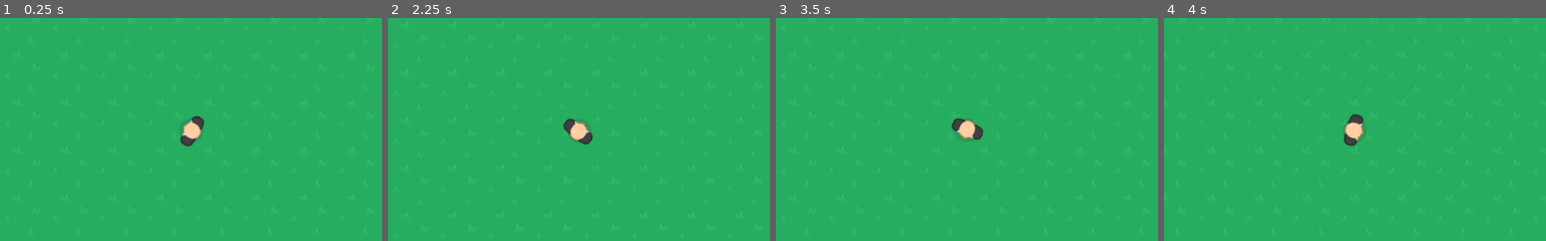
Above: before the commit, frames 1-4 (left to right).
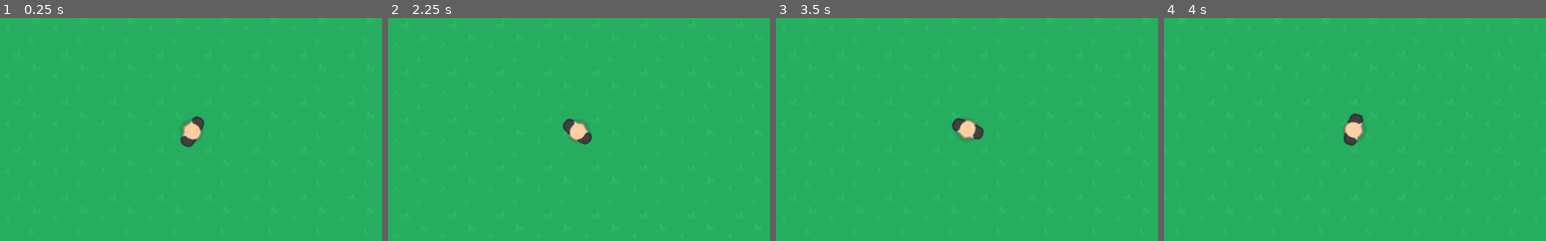
Above: after the commit, the same moments.

Repository: kamrancouture/schoolgame
Game: Godot game, scene res://world.tscn
The game is run twice, just before and just after one commit, with the same random seed, the same clock (stepped at 60 frames per second) and the same inputs.
Inputs (mouse positions are % of the whole screen's width and height, from its top left):
- Up to frame 1 (0.25 s): no input
- Up to frame 2 (2.25 s): tap Enter at 0.5, 2 s; move the mouse to (72, 45) at 0.52 s; tap A (a_click) at 0.6 s; tap Space at 1.25 s; move the mouse to (30, 55) at 1.27 s; tap D (d_click) at 1.35 s; move the mouse to (60, 28) at 2.02 s; tap S (s_click) at 2.1 s
- Up to frame 3 (3.5 s): tap Space at 2.75 s; move the mouse to (45, 70) at 2.77 s; tap W (w_click) at 2.85 s
- Up to frame 4 (4 s): tap Enter at 3.5 s; move the mouse to (80, 65) at 3.52 s; tap A (a_click) at 3.6 s
The pictures show only the part of the screen within x 25-75%, y 25-75%; the shares and areas given below are measured in that part.

The runs differ from the first frame. In frame 1, 0.2% of the frame differs, in the area x 47-53%, y 43-59%; in frame 2, 0.2%, in the area x 45-54%, y 45-57%; in frame 3, less than 0.1%; in frame 4, 0.1%.

Commit message:
snap gone

Diff:
--- a/schoolgame/project.godot
+++ b/schoolgame/project.godot
@@ -13,6 +13,10 @@
 config/name="schoolgame"
 run/main_scene="res://world.tscn"
 config/icon="res://icon.png"
+
+[global]
+
+snap=false
 
 [gui]
 
@@ -47,4 +51,5 @@
 
 [rendering]
 
+2d/snapping/use_gpu_pixel_snap=true
 environment/default_environment="res://default_env.tres"
